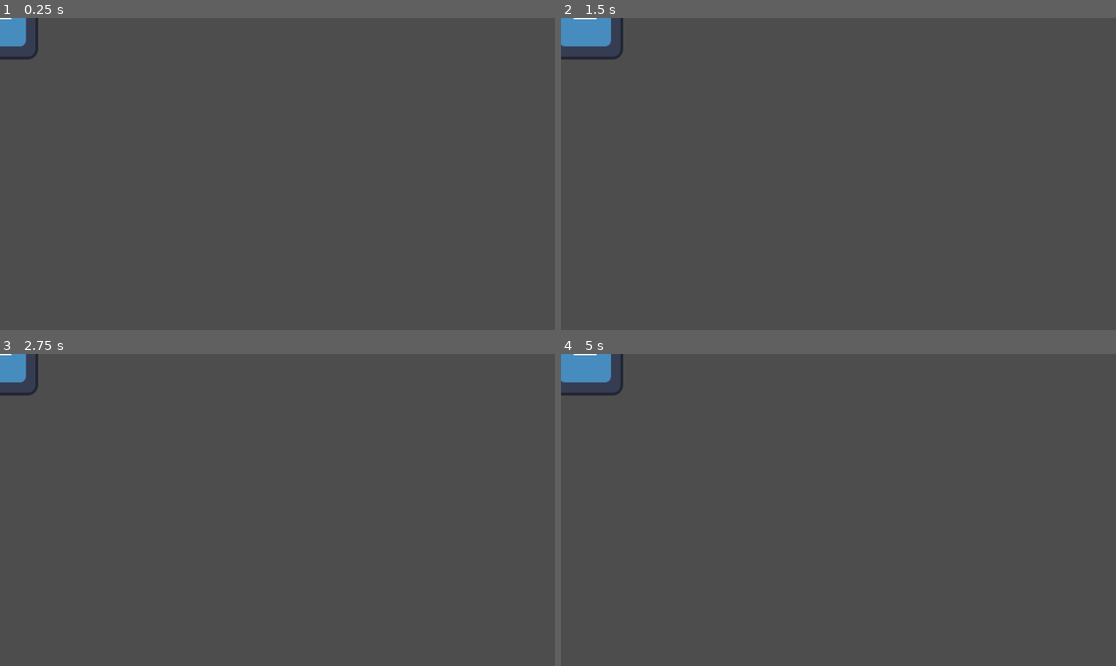
Above: before the commit, frames 1-4 (two rows, left to right).
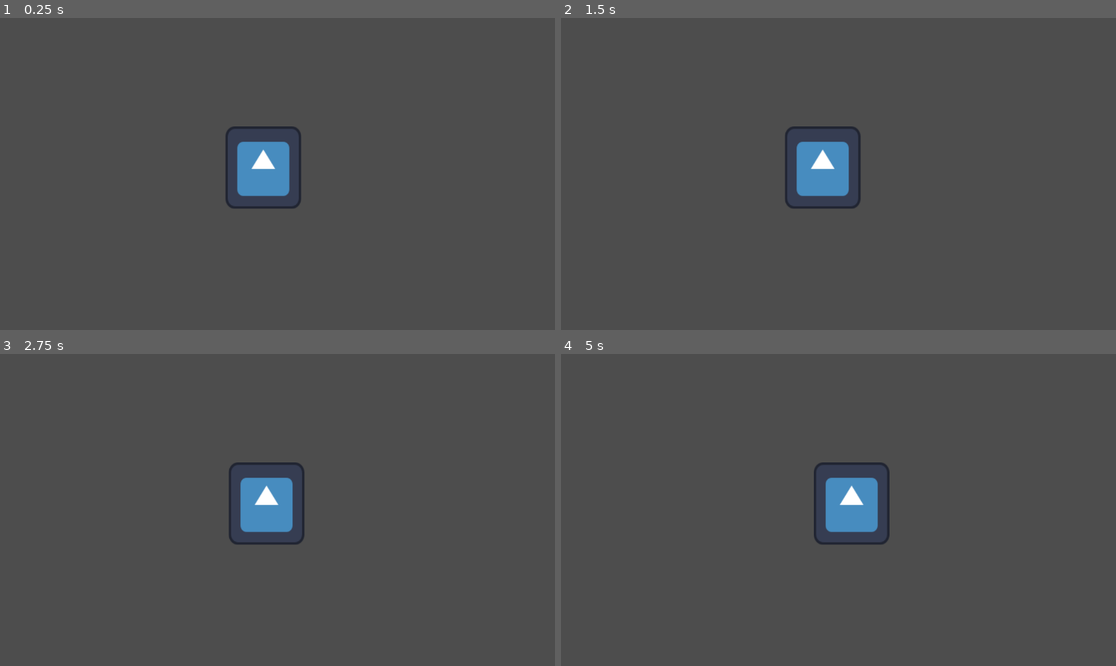
Above: after the commit, the same moments.

Repository: DBaldwin8/Game-Jam-91
Game: Godot game, scene res://scenes/npc/npc_body.tscn
Same seed, same stepped clock (60 frames per second), same inputs: the game is played once before the commit and once after it. The project has no main scene, so this scene is started directly. The engine's default icon, where the game draws it, is replaced by a stand-in: a white triangle on a blue panel in a dark square.
Inputs:
- Up to frame 1 (0.25 s): no input
- Up to frame 2 (1.5 s): no input
- Up to frame 3 (2.75 s): no input
- Up to frame 4 (5 s): tap Enter at 2.75 s

The runs differ from the first frame. In frame 1, 2.6% of the frame differs, in the area x 0-55%, y 0-62%; in frame 2, 3.1%; in frame 3, 2.7%; in frame 4, 3.1%, in the area x 0-60%, y 0-62%.

Commit message:
movement logic changed, within process, <0.1 no movement, >0.9 change direction, old code still in comment.

Diff:
--- a/project.godot
+++ b/project.godot
@@ -15,7 +15,7 @@
 [application]
 
 config/name="Game Jam 91"
-config/features=PackedStringArray("4.6", "GL Compatibility")
+config/features=PackedStringArray("4.5", "GL Compatibility")
 config/icon="res://icon.svg"
 
 [autoload]
--- a/scenes/npc/npc_body.gd
+++ b/scenes/npc/npc_body.gd
@@ -3,15 +3,49 @@
 
 # add move_and_slide() from tut for movement.
 
-# Walking needs to be called here in a _process()
+##Walking needs to be called here in a _process()
 # random number multiplied up to change the x position
+var movement = 0
+var direction = "right"
+var speed = 100
 
-func _on_timer_timeout() -> void:
+func _process(delta: float) -> void:
+#func _on_timer_timeout() -> void:
 	var random_num = randf()
-	if random_num > 0.5:
-		position.x += 50
-		print(position.x)
-	else:
-		position.x -= 50
-		print(position.x)
-	timer.start()
+	#print(random_num)
+	if random_num < 0.1:
+		movement = 0
+	if random_num > 0.9:
+		if direction == "right":
+			direction = "left"
+			movement = speed * -1
+		elif direction == "left":
+			direction = "right"
+			movement = speed * 1
+	print(movement)
+	position.x += movement * delta
+
+
+
+	#if random_num > 0.98:
+		##position.x += 1000 * _current_delta
+		#position.x = move_toward(position.x, position.x+500, _current_delta*100)
+		#print(position.x)
+	#elif random_num > 0.96:
+		##position.x -= 1000 * _current_delta
+		#position.x = move_toward(position.x, position.x-500, _current_delta*100)
+		#print(position.x)
+	#else:
+		#pass
+	#timer.start()
+# If randomNum > 0.1 change direction
+# else change directions
+#func changeDirection():
+	#var speed = 10
+	#var direction = 0
+	#if random_num > 0.9:
+		#if direction >= 0:
+			#direction = speed * _current_delta * 1
+		#if direction < 0:
+			#direction = speed * _current_delta * -1
+	#position.x = direction
--- a/scenes/npc/npc_body.tscn
+++ b/scenes/npc/npc_body.tscn
@@ -11,15 +11,18 @@
 script = ExtResource("1_gybax")
 
 [node name="Sprite2D" type="Sprite2D" parent="."]
+position = Vector2(536.5625, 310.6866)
 scale = Vector2(1.2275391, 1.3388535)
 texture = ExtResource("2_gybax")
 
 [node name="AnimationPlayer" type="AnimationPlayer" parent="."]
 
 [node name="CollisionShape2D" type="CollisionShape2D" parent="."]
+position = Vector2(536.5625, 310.6866)
 shape = SubResource("CapsuleShape2D_5swxq")
 
 [node name="Timer" type="Timer" parent="."]
+wait_time = 3.0
 autostart = true
 
 [connection signal="timeout" from="Timer" to="." method="_on_timer_timeout"]
